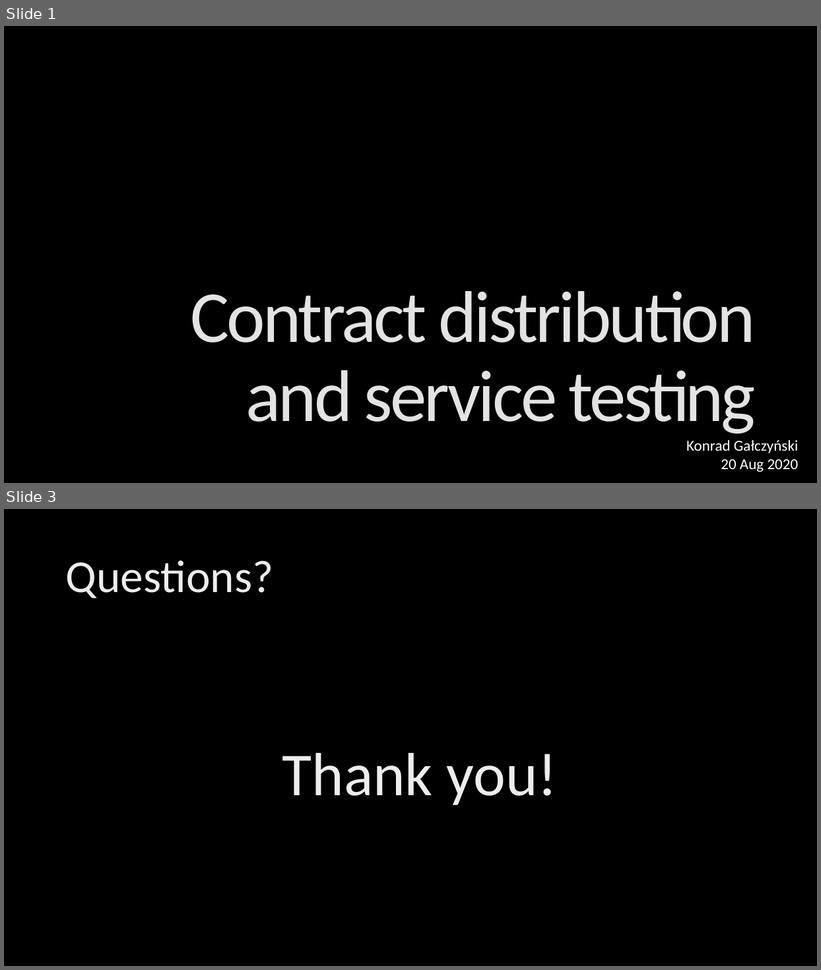
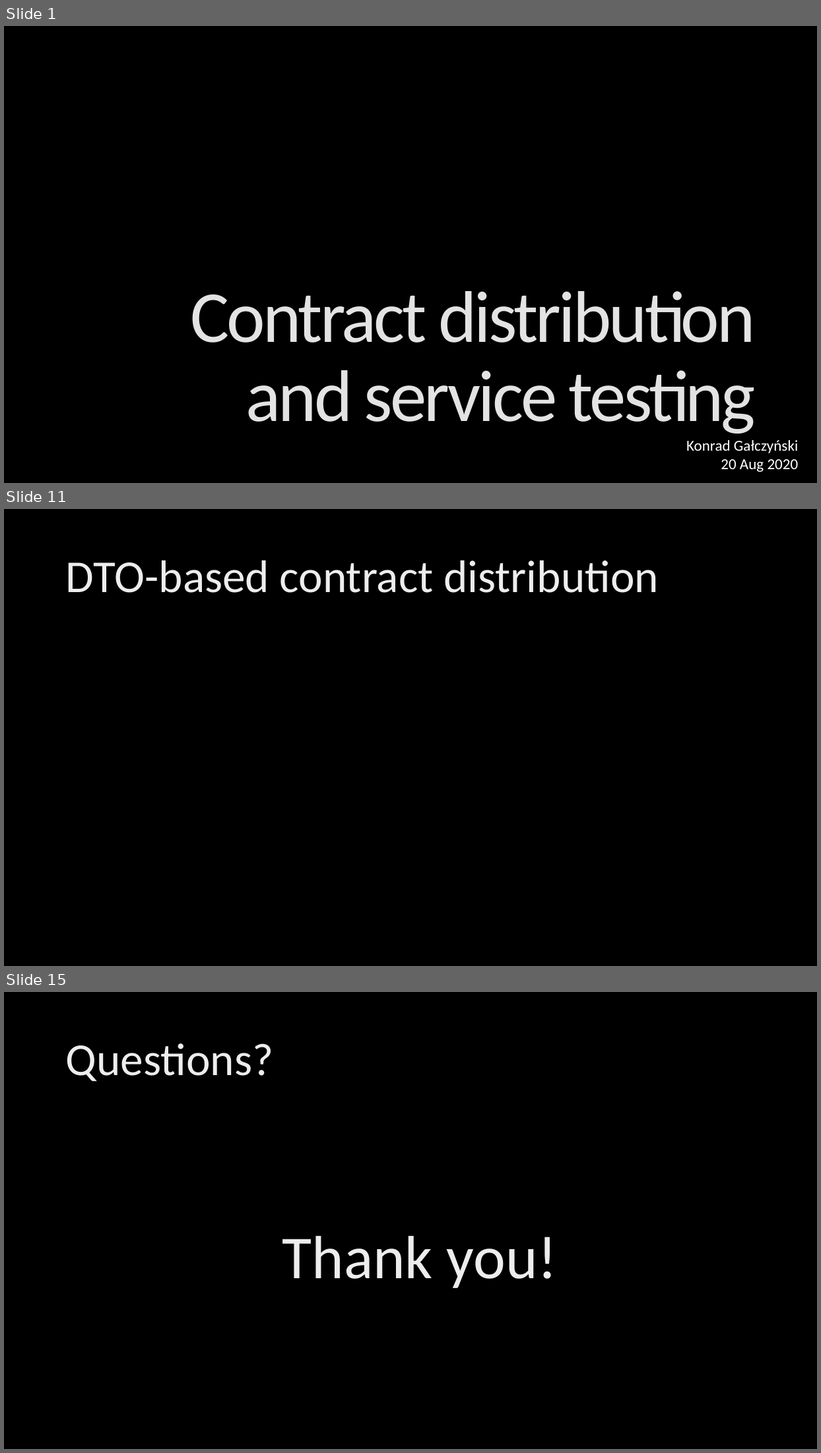
Before and after one commit to KonradGalczynski/Learning, a slide deck: ContractDistribution/ContractDistribution.pptx. Shown one above the other, each under a label of ours: slides 1 and 3 before the commit, slides 1, 11 and 15 after it; the slides between them are not shown. The pictures are 821x970 and 821x1453 pixels, drawn with LibreOffice and Linux fonts; fonts in the diff are those of the drawing; background and template pictures are left out. Boxes give left, top, right and bottom in pixels: in the first picture for what was removed or moved away, otherwise in the second. Text is boxed around its words. In the diff, an @@ line names an element or a change of style, - is before the commit and + after.

Commit message:
contract distribution pptx updated

```diff
--- a/ContractDistribution/ContractDistribution.pptx
+++ b/ContractDistribution/ContractDistribution.pptx
@@ slide 11 added at bbox=[4, 509, 817, 966], background picture (left out) @@
@@ title added at bbox=[66, 560, 659, 593], 54 pt, text gradient #BFBFBF to #EDEDED to #FFFFFF @@
+DTO-based contract distribution
@@ what was slide 3 is now slide 15 @@
```
Also in this commit, not shown: 13 other slides added, 2 slides removed.
